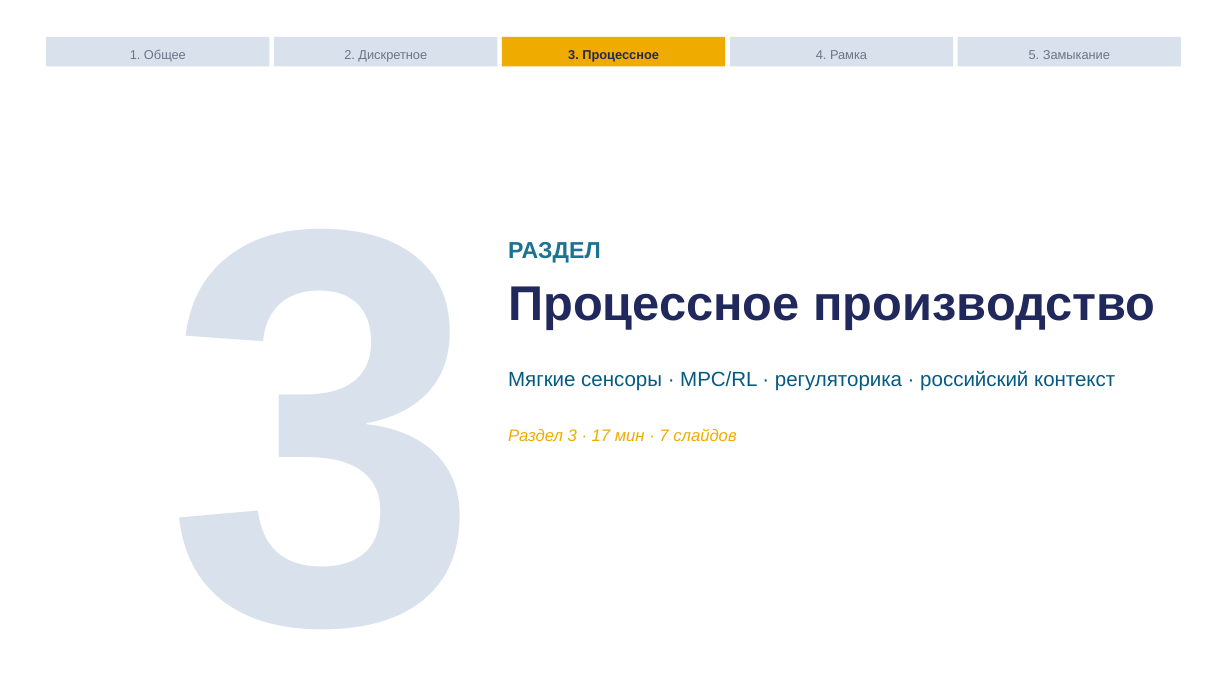
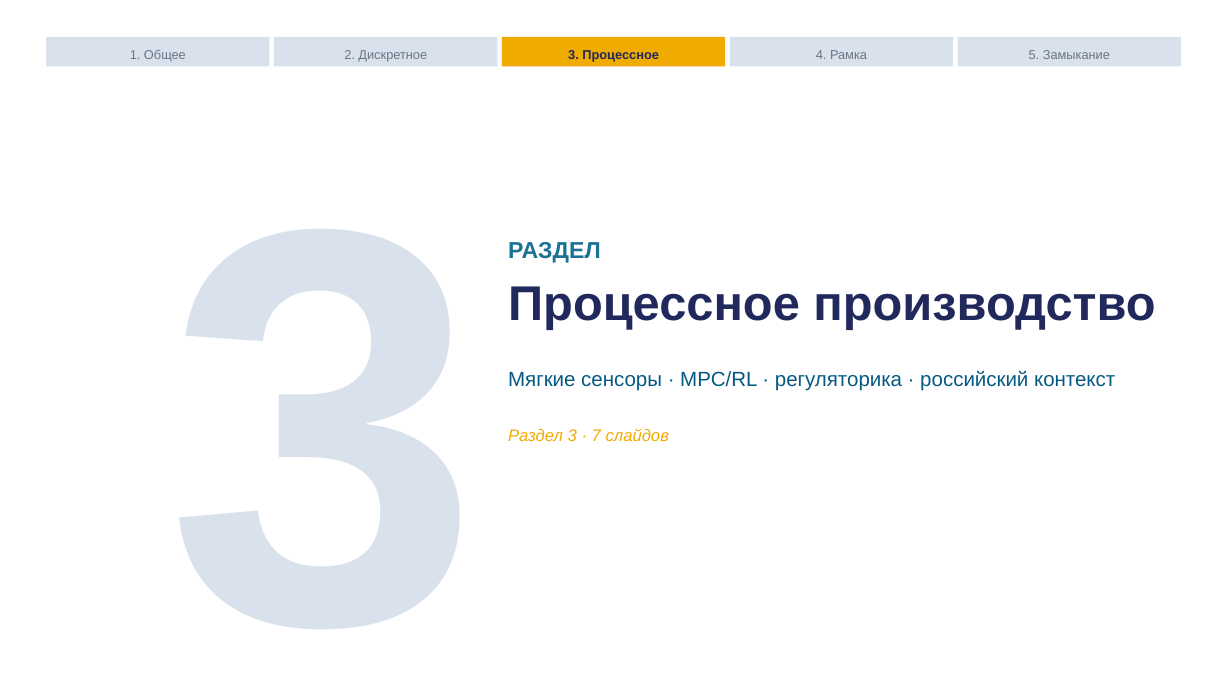
Before and after one commit to tellina-study/AI-usage-lessons, a slide deck: slide 23 of library/lectures/lec-11/rendered/lec-11.pptx. Drawn at 1232x693 pixels with LibreOffice and Linux fonts; fonts in the diff are those of the drawing. Boxes give left, top, right and bottom in pixels: in the first picture for what was removed or moved away, otherwise in the second. Text is boxed around its words. In the diff, an @@ line names an element or a change of style, - is before the commit and + after.

```diff
--- a/library/lectures/lec-11/rendered/lec-11.pptx
+++ b/library/lectures/lec-11/rendered/lec-11.pptx
@@ text at [508,429,669,441]: text changed @@
-Раздел 3 · 17 мин · 7 слайдов
+Раздел 3 · 7 слайдов
```
Also in this commit, not shown: 5 other slides changed, 8 other files.
